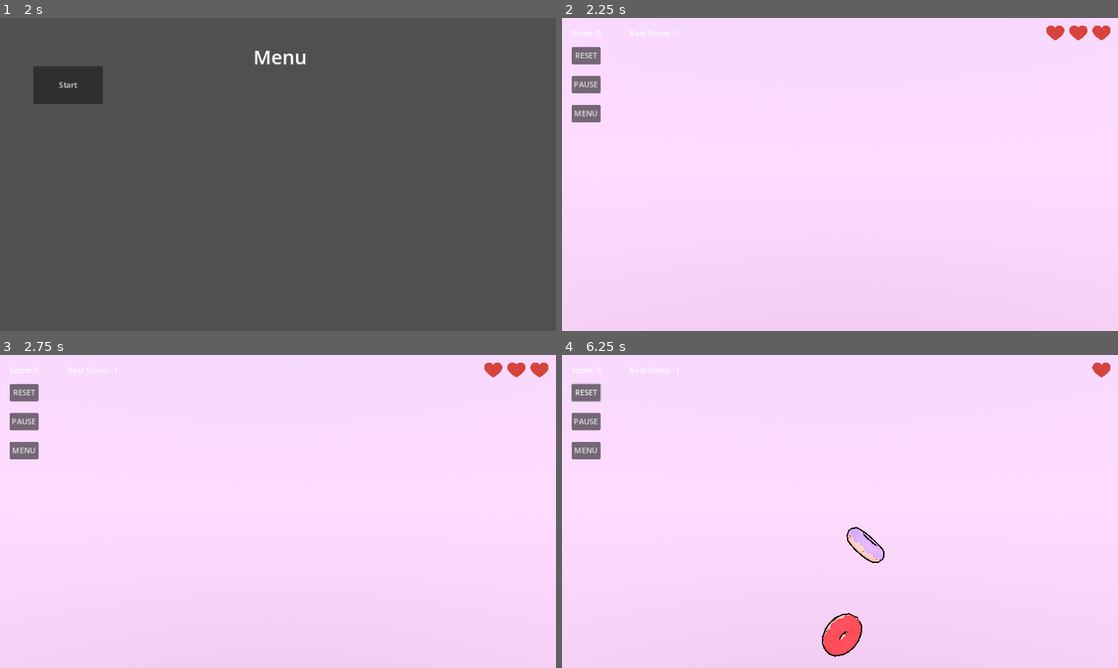
Above: before the commit, frames 1-4 (two rows, left to right).
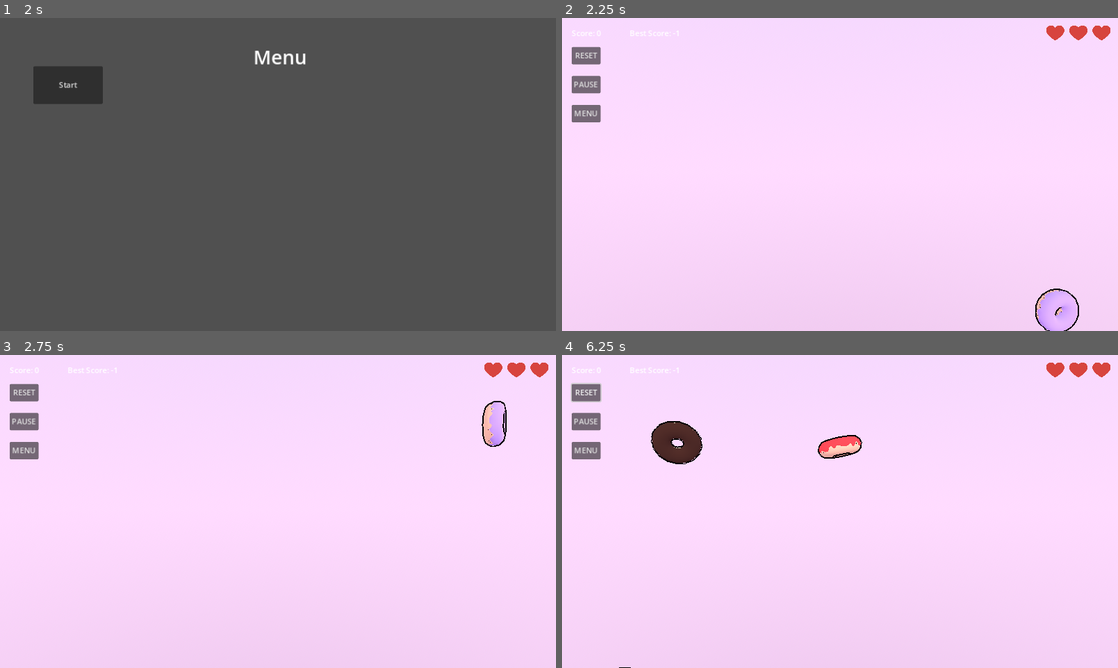
Above: after the commit, the same moments.

Repository: gugdun/donuts
Game: Godot game, scene res://scenes/game.tscn
Same seed, same stepped clock (60 frames per second), same inputs: the game is played once before the commit and once after it.
Inputs (mouse positions are in pixels of both pictures, inside the frame that each line leads up to):
- Up to frame 1 (2 s): click "MENU" at 0.5 s; click "PAUSE" at 1.25 s
- Up to frame 2 (2.25 s): click "Start" at 2 s
- Up to frame 3 (2.75 s): no input
- Up to frame 4 (6.25 s): click "RESET" at 2.75 s; move the mouse to (962, 495) at 3.52 s; click (962, 495) at 3.67 s; move the mouse to (728, 527) at 4.27 s; click (728, 527) at 4.42 s; move the mouse to (895, 442) at 5.02 s; click (895, 442) at 5.17 s; move the mouse to (812, 574) at 5.77 s; click (812, 574) at 5.92 s

Frame 1 is identical in both runs. In frame 2, 0.8% of the frame differs, in the area x 85-93%, y 86-100%; in frame 3, 0.5%; in frame 4, 2.8%, in the area x 10-95%, y 2-100%.

Commit message:
add: scheduler #21

Diff:
--- a/project.godot
+++ b/project.godot
@@ -21,6 +21,7 @@
 GameState="*res://scripts/game_state.gd"
 Score="*res://scripts/score.gd"
 BestScore="*res://scripts/best_score.gd"
+ScheduleSingleton="*res://singletons/schedule_singleton.gd"
 
 [display]
 
--- a/scenes/game.tscn
+++ b/scenes/game.tscn
@@ -55,10 +55,42 @@
 
 [node name="scheduler" parent="scene" node_paths=PackedStringArray("spawners") instance=ExtResource("2_c5t7g")]
 transform = Transform3D(1, 0, 0, 0, 1, 0, 0, 0, 1, 0, -1, 1)
-spawners = [NodePath("../spawner")]
-
-[node name="spawner" parent="scene" instance=ExtResource("1_aygvt")]
-transform = Transform3D(1, 0, 0, 0, 1, 0, 0, 0, 1, 0, -1, 0)
+spawners = [NodePath("spawner_0"), NodePath("spawner_1"), NodePath("spawner_2"), NodePath("spawner_3"), NodePath("spawner_4"), NodePath("spawner_5"), NodePath("spawner_6"), NodePath("spawner_7"), NodePath("spawner_8")]
+
+[node name="spawner_0" parent="scene/scheduler" instance=ExtResource("1_aygvt")]
+transform = Transform3D(1, 0, 0, 0, 1, 0, 0, 0, 1, -0.8, 0, -1)
+default_donuts = Array[PackedScene]([ExtResource("6_i0elt"), ExtResource("4_wa7g3"), ExtResource("5_l268r")])
+
+[node name="spawner_1" parent="scene/scheduler" instance=ExtResource("1_aygvt")]
+transform = Transform3D(1, 0, 0, 0, 1, 0, 0, 0, 1, -0.6, 0, -1)
+default_donuts = Array[PackedScene]([ExtResource("6_i0elt"), ExtResource("4_wa7g3"), ExtResource("5_l268r")])
+
+[node name="spawner_2" parent="scene/scheduler" instance=ExtResource("1_aygvt")]
+transform = Transform3D(1, 0, 0, 0, 1, 0, 0, 0, 1, -0.4, 0, -1)
+default_donuts = Array[PackedScene]([ExtResource("6_i0elt"), ExtResource("4_wa7g3"), ExtResource("5_l268r")])
+
+[node name="spawner_3" parent="scene/scheduler" instance=ExtResource("1_aygvt")]
+transform = Transform3D(1, 0, 0, 0, 1, 0, 0, 0, 1, -0.2, 0, -1)
+default_donuts = Array[PackedScene]([ExtResource("6_i0elt"), ExtResource("4_wa7g3"), ExtResource("5_l268r")])
+
+[node name="spawner_4" parent="scene/scheduler" instance=ExtResource("1_aygvt")]
+transform = Transform3D(1, 0, 0, 0, 1, 0, 0, 0, 1, 0, 0, -1)
+default_donuts = Array[PackedScene]([ExtResource("6_i0elt"), ExtResource("4_wa7g3"), ExtResource("5_l268r")])
+
+[node name="spawner_5" parent="scene/scheduler" instance=ExtResource("1_aygvt")]
+transform = Transform3D(1, 0, 0, 0, 1, 0, 0, 0, 1, 0.2, 0, -1)
+default_donuts = Array[PackedScene]([ExtResource("6_i0elt"), ExtResource("4_wa7g3"), ExtResource("5_l268r")])
+
+[node name="spawner_6" parent="scene/scheduler" instance=ExtResource("1_aygvt")]
+transform = Transform3D(1, 0, 0, 0, 1, 0, 0, 0, 1, 0.4, 0, -1)
+default_donuts = Array[PackedScene]([ExtResource("6_i0elt"), ExtResource("4_wa7g3"), ExtResource("5_l268r")])
+
+[node name="spawner_7" parent="scene/scheduler" instance=ExtResource("1_aygvt")]
+transform = Transform3D(1, 0, 0, 0, 1, 0, 0, 0, 1, 0.6, 0, -1)
+default_donuts = Array[PackedScene]([ExtResource("6_i0elt"), ExtResource("4_wa7g3"), ExtResource("5_l268r")])
+
+[node name="spawner_8" parent="scene/scheduler" instance=ExtResource("1_aygvt")]
+transform = Transform3D(1, 0, 0, 0, 1, 0, 0, 0, 1, 0.8, 0, -1)
 default_donuts = Array[PackedScene]([ExtResource("6_i0elt"), ExtResource("4_wa7g3"), ExtResource("5_l268r")])
 
 [node name="trail" parent="scene" node_paths=PackedStringArray("game") instance=ExtResource("3_nnxak")]
--- a/scripts/game_state.gd
+++ b/scripts/game_state.gd
@@ -11,7 +11,6 @@
 		var old_state = current_state
 		current_state = new_state
 		state_changed.emit(old_state, new_state)
-		print("State changed from ", old_state, " to ", new_state)
 
 func is_state(state):
 	return current_state == state
--- a/scripts/scheduler.gd
+++ b/scripts/scheduler.gd
@@ -2,14 +2,47 @@
 
 extends Node3D
 
-enum Preset { SINGLE, DOUBLE, TRIPLE, QUAD }
-
-@export var preset: Preset = Preset.SINGLE
 @export var spawners: Array[Spawner]
 @export var timer: Timer
 
+
+var actions: Array[SpawnerAction] = []
+
 func _ready() -> void:
+
+	ScheduleSingleton.scheduler = self
 	GameState.state_changed.connect(_on_state_changed)
+
+
+func _process(delta: float) -> void:
+
+	if actions.size() <= 0:
+		actions = _generateRandomActions()
+
+	var current_action: SpawnerAction = actions[0]
+
+	match current_action.type:
+		SpawnerAction.SpawnerActionType.SPAWN:
+			spawn_donut_at(current_action.index)
+			actions.pop_front() # Переходим к следующему действию
+
+		SpawnerAction.SpawnerActionType.DELAY:
+			current_action.delay -= delta
+			if current_action.delay <= 0:
+				actions.pop_front()
+
+
+func _generateRandomActions() -> Array[SpawnerAction]:
+	var generated_actions: Array[SpawnerAction] = []
+	var delay_time = 0.8
+
+	for i in range(spawners.size()):
+		generated_actions.append(SpawnerAction.for_spawner(i))
+		generated_actions.append(SpawnerAction.for_delay(delay_time))
+
+	generated_actions.shuffle()
+
+	return generated_actions
 
 func _on_state_changed(_old_state, new_state) -> void:
 	if new_state == GameState.State.PLAYING:
@@ -17,16 +50,15 @@
 	elif new_state == GameState.State.GAME_OVER:
 		timer.stop()
 
-func on_timer_tick() -> void:
-	match preset:
-		Preset.SINGLE:
-			if spawners.size() < 1:
-				return
-			var s: Spawner = spawners[0]
-			s.spawn_default_donut()
-		_:
-			pass
 
 func reset() -> void:
 	for s in spawners:
 		s.reset()
+
+func spawn_donut_at(index: int) -> void:
+	print("spawn at index", index)
+	if index < 0 or index >= spawners.size():
+		push_error("Error: the index goes beyond the array of spawners.")
+		return
+	var spawner: Spawner = spawners[index]
+	spawner.spawn_default_donut()
--- a/scripts/score_label.gd
+++ b/scripts/score_label.gd
@@ -6,5 +6,4 @@
 	Score.connect("score_reseted", Callable(self, "update_label"))
 
 func update_label(_amount: int):
-	print("updated score")
 	text = "Score: " + str(Score.score)
--- a/scripts/spawner.gd
+++ b/scripts/spawner.gd
@@ -13,7 +13,9 @@
 	add_child(donut)
 	donut.global_position = global_position
 	donut.set_spawner(self)
-	donut.apply_force(Vector3.UP * force + rand)
+	# donut.apply_force(Vector3.UP * force + rand)
+	# Donuts on the edges (spawners 0 and 8), fly off the edge of the screen, so I've removed the angle for now
+	donut.apply_force(Vector3.UP * force)
 
 func spawn_default_donut() -> void:
 	var d: Donut = default_donuts.pick_random().instantiate()
--- /dev/null
+++ b/scripts/spawner_action.gd
@@ -0,0 +1,36 @@
+class_name SpawnerAction
+
+enum SpawnerActionType {SPAWN, DELAY, DESTROY}
+
+# Объявление переменных
+var type: SpawnerActionType
+var index: int
+var donut: Donut
+var delay: float
+var speed: float
+var angle: float
+
+# Основной конструктор
+func _init(
+	_type: SpawnerActionType = SpawnerActionType.SPAWN,
+	_index: int = 0,
+	_donut: Donut = null,
+	_delay: float = 0.0,
+	_speed: float = 0.0,
+	_angle: float = 0.0
+) -> void:
+	type = _type
+	index = _index
+	donut = _donut
+	delay = _delay
+	speed = _speed
+	angle = _angle
+
+static func for_spawner(spawner_index: int) -> SpawnerAction:
+	return SpawnerAction.new(SpawnerActionType.SPAWN, spawner_index, null, 0.0, 0.0, 0.0)
+# Именованный конструктор для первого спавнера
+
+
+# Именованный конструктор для DELAY с 0.5 секунд
+static func for_delay(delay_time: float) -> SpawnerAction:
+	return SpawnerAction.new(SpawnerActionType.DELAY, 0, null, delay_time, 0.0, 0.0)
--- /dev/null
+++ b/singletons/schedule_singleton.gd
@@ -0,0 +1,3 @@
+extends Node
+
+var scheduler: Scheduler
Not shown: 1 places in scenes/game.tscn that only renumber resources
